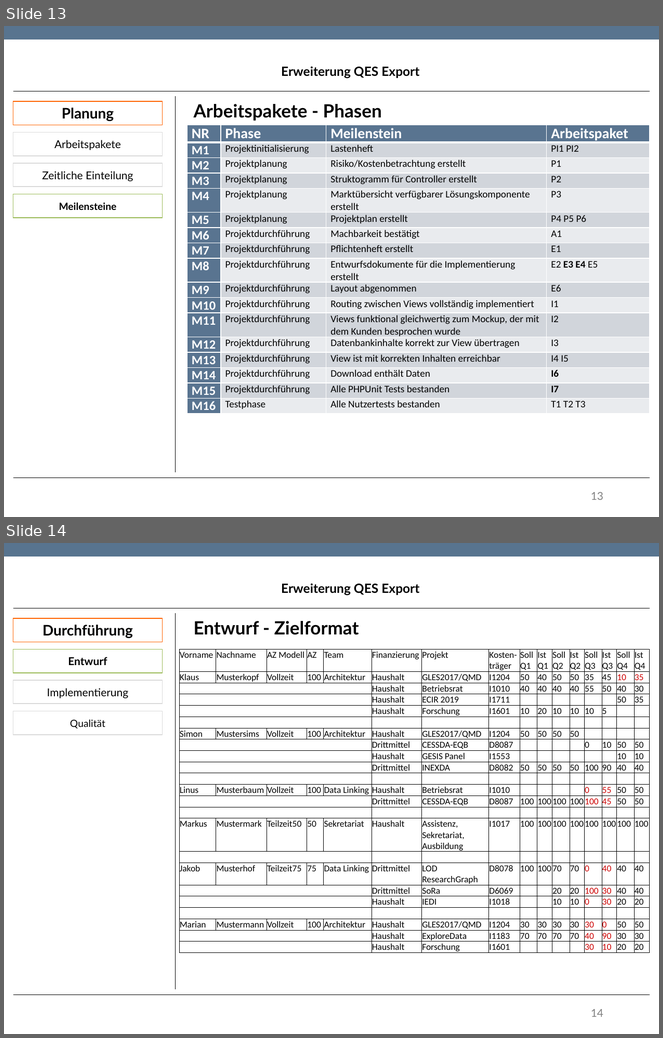
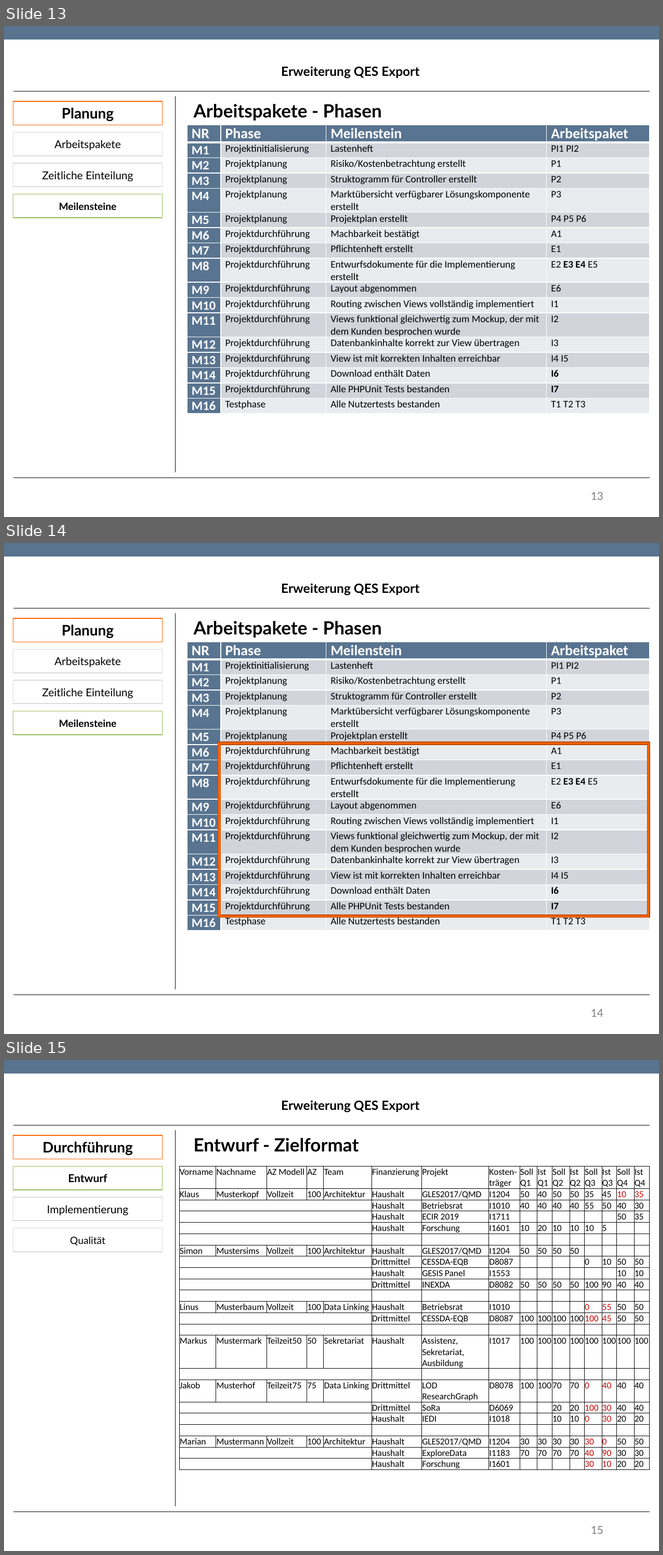
Before and after one commit to TwoHorus/dbExelExportLaravel, a slide deck: DOC/Fachgespraech.pptx. Shown one above the other, each under a label of ours: slides 13 and 14 before the commit, slides 13, 14 and 15 after it. The pictures are 663x1038 and 663x1555 pixels, drawn with LibreOffice and Linux fonts; fonts in the diff are those of the drawing; background and template pictures are left out. Boxes give left, top, right and bottom in pixels: in the first picture for what was removed or moved away, otherwise in the second. Text is boxed around its words. In the diff, an @@ line names an element or a change of style, - is before the commit and + after.

```diff
--- a/DOC/Fachgespraech.pptx
+++ b/DOC/Fachgespraech.pptx
@@ slide 14 added at box(4, 543, 659, 1034), background #FFFFFF; not listed: 1 template element that a slide beside it also shows @@
@@ text added at box(281, 584, 419, 596), 14 pt, text #000000, bold @@
+Erweiterung QES Export
@@ rectangle added at box(13, 618, 163, 642), fill #FFFFFF, outline #FF6400 0.85 pt, 16 pt, text #000000, bold @@
+Planung
@@ line added from (13, 608) to (650, 608), #000000 0.75 pt @@
@@ line added from (176, 613) to (176, 990), #000000 0.75 pt @@
@@ text added at box(194, 621, 382, 638), 20 pt, text #000000, bold @@
+Arbeitspakete - Phasen
@@ rectangle added at box(13, 649, 163, 672), fill #FFFFFF, outline #DADADA 0.85 pt, 12 pt, text #000000 @@
+Arbeitspakete
@@ table added at box(188, 642, 651, 930), 17 rows, 4 columns @@
+NR | Phase | Meilenstein | Arbeitspaket
+M1 | Projektinitialisierung | Lastenheft | PI1 PI2
+M2 | Projektplanung | Risiko/Kostenbetrachtung erstellt | P1
+M3 | Projektplanung | Struktogramm für Controller erstellt | P2
+M4 | Projektplanung | Marktübersicht verfügbarer Lösungskomponente / erstellt | P3
+M5 | Projektplanung | Projektplan erstellt | P4 P5 P6
+M6 | Projektdurchführung | Machbarkeit bestätigt | A1
+M7 | Projektdurchführung | Pflichtenheft erstellt | E1
+M8 | Projektdurchführung | Entwurfsdokumente für die Implementierung erstellt | E2 E3 E4 E5
+M9 | Projektdurchführung | Layout abgenommen | E6
+M10 | Projektdurchführung | Routing zwischen Views vollständig implementiert | I1
+M11 | Projektdurchführung | Views funktional gleichwertig zum Mockup, der mit / dem Kunden besprochen wurde | I2
+M12 | Projektdurchführung | Datenbankinhalte korrekt zur View übertragen | I3
+M13 | Projektdurchführung | View ist mit korrekten Inhalten erreichbar | I4 I5
+M14 | Projektdurchführung | Download enthält Daten | I6
+M15 | Projektdurchführung | Alle PHPUnit Tests bestanden | I7
+M16 | Testphase | Alle Nutzertests bestanden | T1 T2 T3
@@ rectangle added at box(13, 681, 163, 704), fill #FFFFFF, outline #DADADA 0.85 pt, 12 pt, text #000000 @@
+Zeitliche Einteilung
@@ rectangle added at box(13, 711, 163, 735), fill #FFFFFF, outline #9BBB59 0.85 pt, 11 pt, text #000000, bold @@
+Meilensteine
@@ frame added at box(218, 742, 650, 918), fill #FF6400, outline #BD4A00 0.85 pt @@
@@ line added from (13, 995) to (650, 995), #000000 0.75 pt @@
@@ page number added at box(591, 1009, 604, 1017), 12 pt, text #808080 @@
+14
@@ what was slide 14 is now slide 15 @@
@@ page number at box(591, 1526, 604, 1534): text changed @@
-14
+15
```
Also in this commit, not shown: 8 slides changed.
